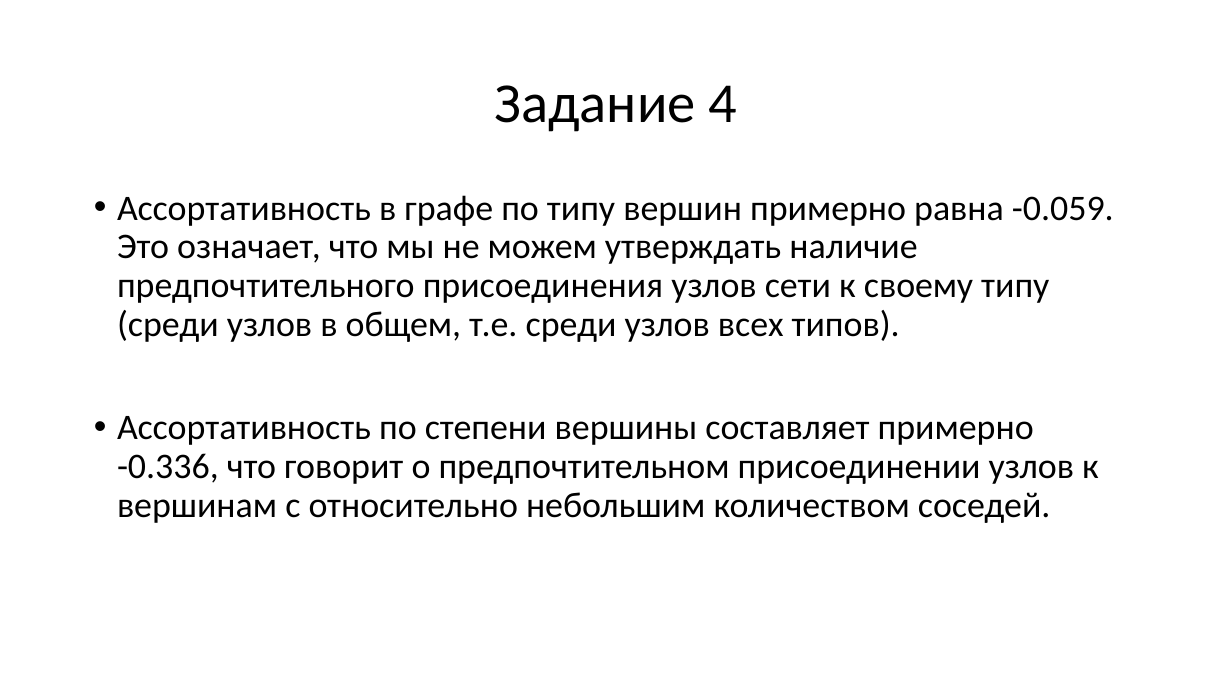
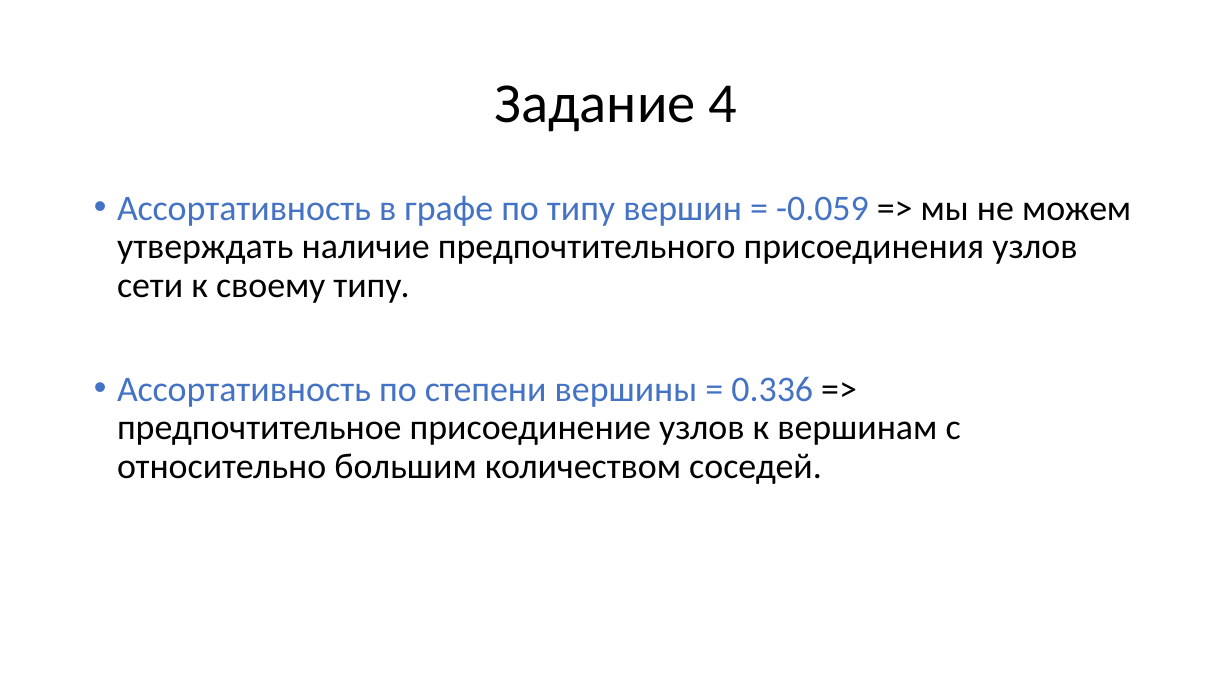
Before and after one commit to justniks/RProjects_EF, a slide deck: slide 24 of Networks/Issledovanie_nauchnogo_sotrudnichestva_v_Novoy_Zelandii.pptx (slide 25 before the commit). Drawn at 1232x693 pixels with LibreOffice and Linux fonts; fonts in the diff are those of the drawing. Boxes give left, top, right and bottom in pixels: in the first picture for what was removed or moved away, otherwise in the second. Text is boxed around its words. In the diff, an @@ line names an element or a change of style, - is before the commit and + after.

```diff
--- a/Networks/Issledovanie_nauchnogo_sotrudnichestva_v_Novoy_Zelandii.pptx
+++ b/Networks/Issledovanie_nauchnogo_sotrudnichestva_v_Novoy_Zelandii.pptx
@@ text at bbox=[117, 195, 1131, 484]: text changed @@
-• Ассортативность в графе по типу вершин примерно равна -0.059. Это означает, что мы не можем утверждать наличие предпочтительного присоединения узлов сети к своему типу (среди узлов в общем, т.е. среди узлов всех типов).
-• Ассортативность по степени вершины составляет примерно -0.336, что говорит о предпочтительном присоединении узлов к вершинам с относительно небольшим количеством соседей.
+• Ассортативность в графе по типу вершин = -0.059 => мы не можем утверждать наличие предпочтительного присоединения узлов сети к своему типу.
+• Ассортативность по степени вершины = 0.336 => предпочтительное присоединение узлов к вершинам с относительно большим количеством соседей.
```
Also in this commit, not shown: 7 other slides changed, 1 slide removed, 1 other file.
